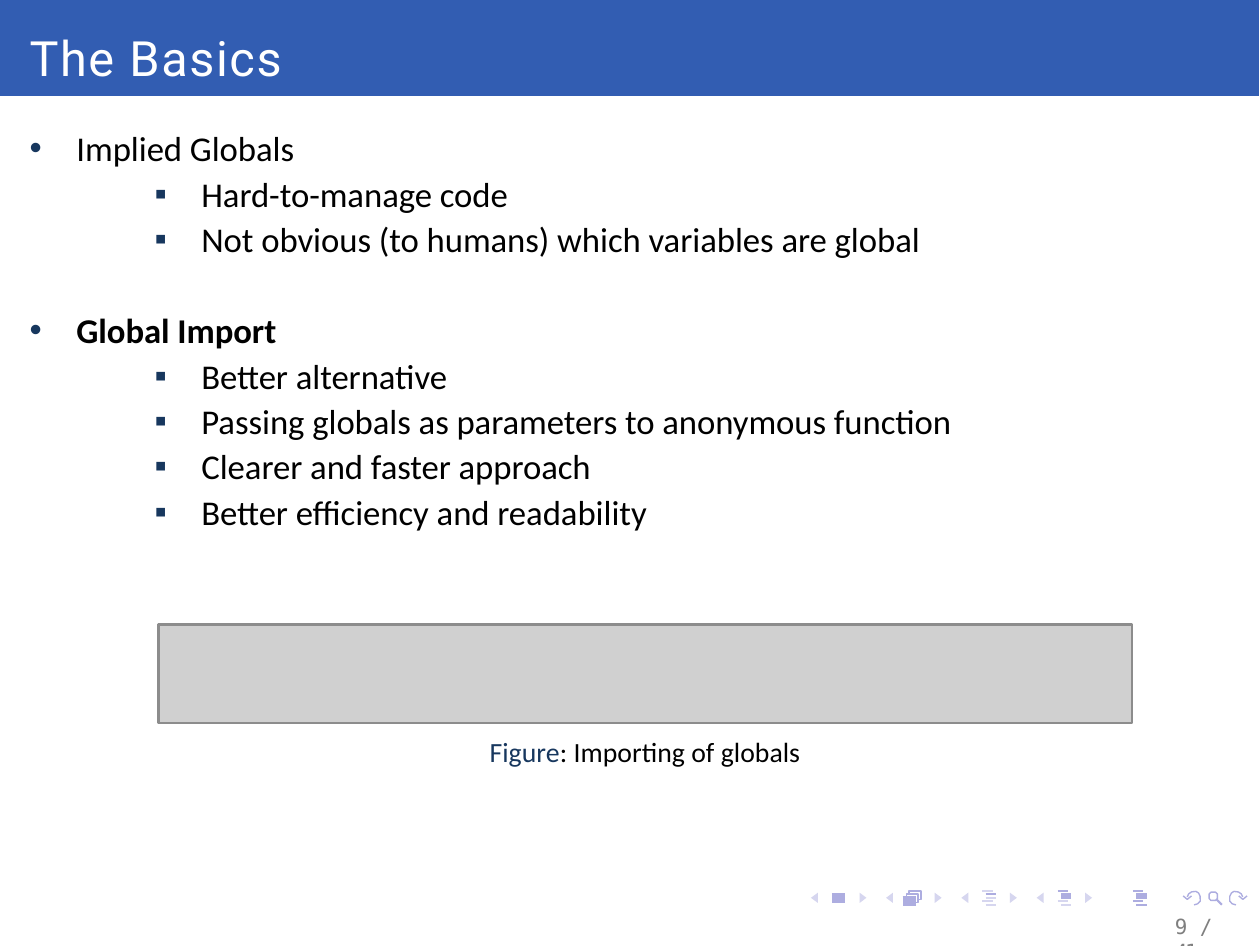
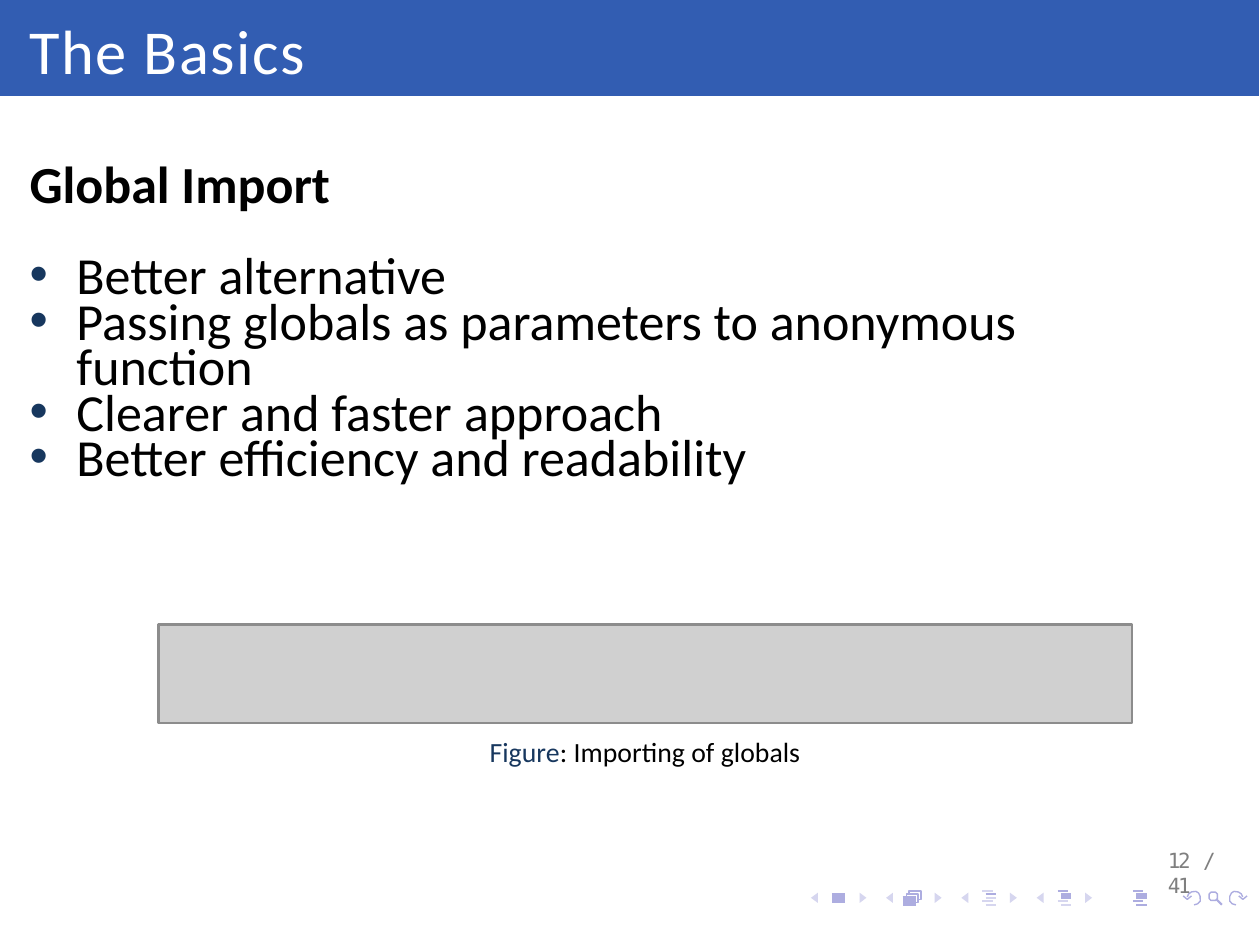
Before and after one commit to daFischer/Javascript-Seminar, a slide deck: slide 12 of Module Pattern - 2 version.pptx (slide 9 before the commit). Drawn at 1260x946 pixels with LibreOffice and Linux fonts; fonts in the diff are those of the drawing; grey boxes stand for pictures; background and template pictures are left out. Boxes give left, top, right and bottom in pixels: in the first picture for what was removed or moved away, otherwise in the second. Text is boxed around its words. In the diff, an @@ line names an element or a change of style, - is before the commit and + after.

Commit message:
Changed the font size and added pictures

```diff
--- a/Module Pattern - 2 version.pptx
+++ b/Module Pattern - 2 version.pptx
@@ title "The Basics": place and size @@
-title "The Basics" at <box>30,39,281,77</box>
+title "The Basics" at <box>29,30,305,75</box>
@@ title "The Basics" at <box>29,30,305,75</box>: size 14 to 18 pt, font Roboto to Calibri @@
@@ text "Global Import" at <box>30,166,1016,485</box>: size 10 to 15 pt; bullet • to none; bullet ▪ to •; list level 2 to 1 in "Better alternative"; list level 2 to 1 in "Passing globals as parameters to ..."; list level 2 to 1 in "Clearer and faster approach"; list level 2 to 1 in "Better efficiency and readability" @@
@@ text at <box>76,137,920,258</box>: paragraphs removed @@
-• Implied Globals
-  ▪ Hard-to-manage code
-  ▪ Not obvious (to humans) which variables are global
@@ page number at <box>1168,852,1191,898</box>: text changed @@
-9 / 41
+12 / 41
```
Also in this commit, not shown: 9 other slides changed, 3 slides added.
